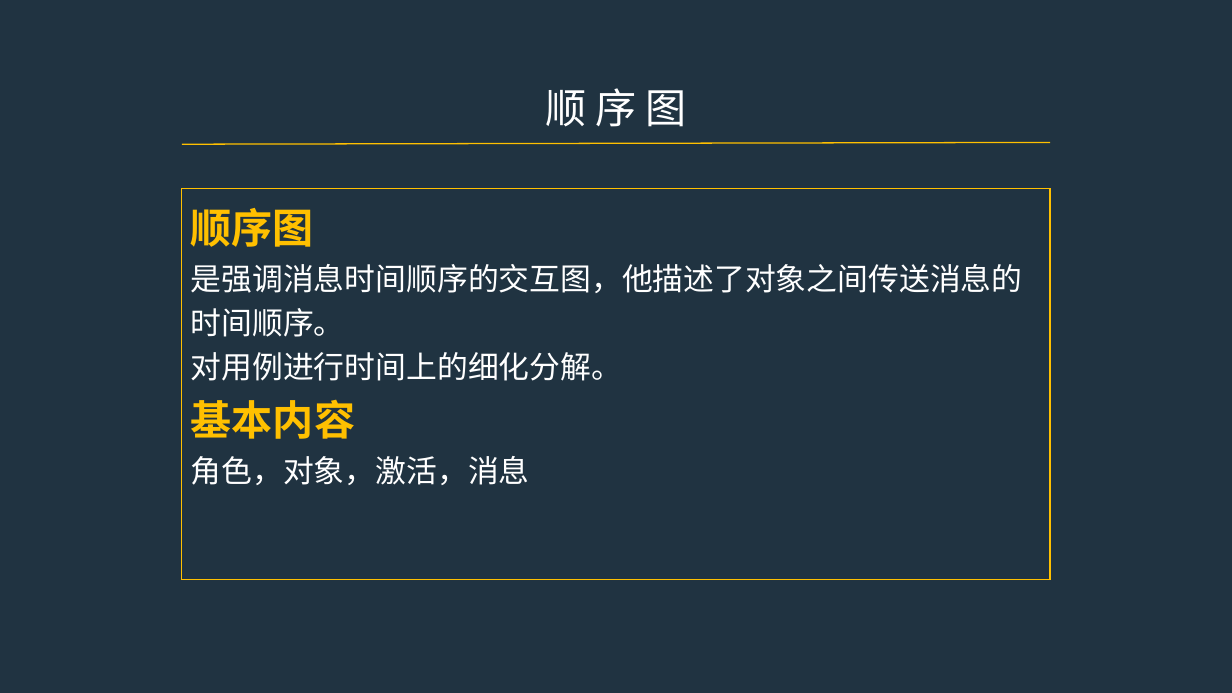
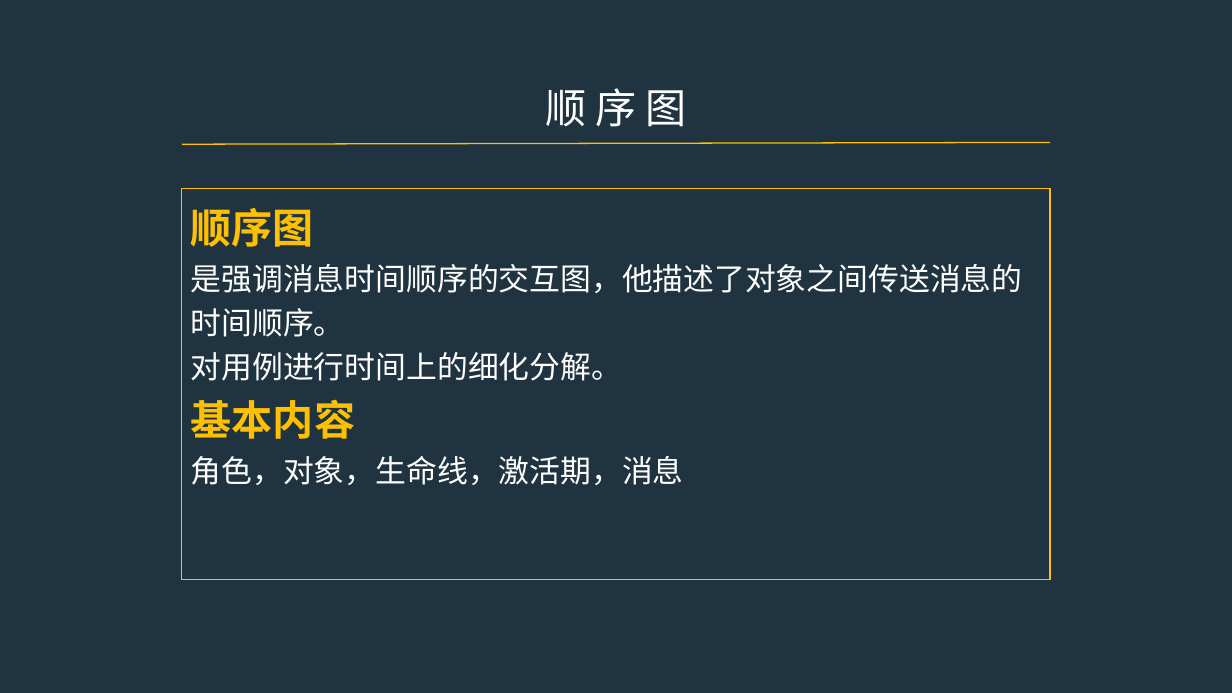
Before and after one commit to PRD2017-G07/G07-teamwork, a slide deck: slide 18 of 0PPT/UML图.pptx. Drawn at 1232x693 pixels with LibreOffice and Linux fonts; fonts in the diff are those of the drawing. Boxes give left, top, right and bottom in pixels: in the first picture for what was removed or moved away, otherwise in the second. Text is boxed around its words. In the diff, an @@ line names an element or a change of style, - is before the commit and + after.

```diff
--- a/0PPT/UML图.pptx
+++ b/0PPT/UML图.pptx
@@ text in rectangle at [191, 456, 684, 485]: text changed @@
-角色，对象，激活，消息
+角色，对象，生命线，激活期，消息
```
Also in this commit, not shown: 7 other slides changed, 2 slides added, 1 slide removed.
